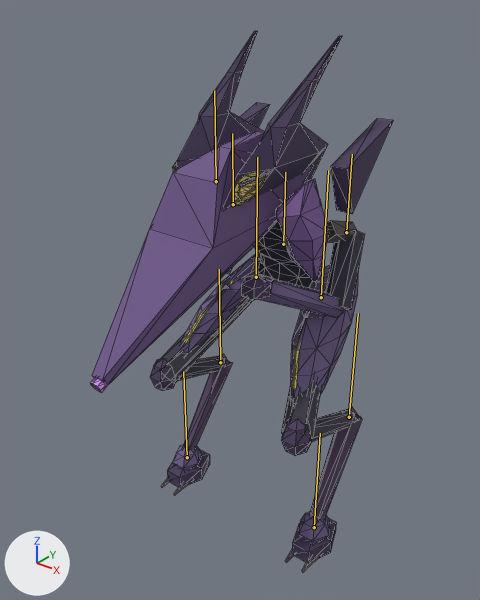
Before and after pictures for a commit that changed the glTF model art/enemies/sniper/production/animated/sniper.glb.
Before and after are seen from a 50 mm lens placed at (0.863, -1.267, 1.331), pointed at (0.004, -0.194, 0.665). The axes (+X, +Y, +Z) are drawn at lower left. The lights are the same throughout. The first picture is the older version. Both versions are drawn at frame 24 of the action 'Idle'; the numbers are the values there. The bones that change, and the others that lie on the model, are drawn over the model as lines. Mesh edges are drawn as thin lines.

In view in the first picture: 'sniper | palette mesh'.
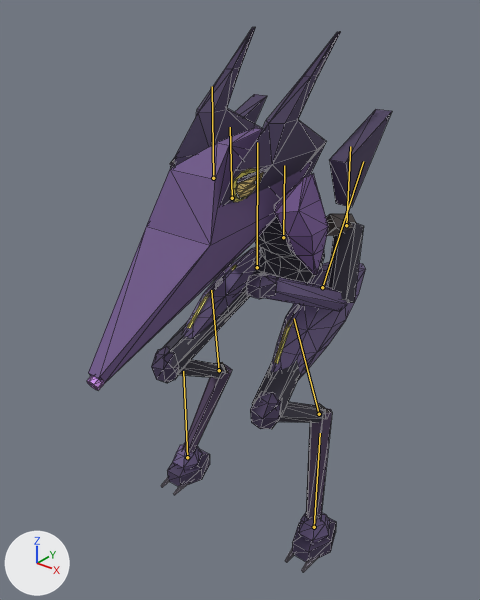
Changed parts and their boxes [x1, y1, x2, y2] in the pictures (480 x 600 px):
'sniper | palette mesh', posed
    before: [90, 31, 393, 573]
    after: [87, 27, 392, 572]
bone 'body', root to tip
    before: (283, 244) to (285, 172)
    after: (283, 237) to (284, 165)
bone 'head', root to tip
    before: (216, 181) to (214, 90)
    after: (213, 178) to (212, 86)
bone 'arm.L', root to tip
    before: (233, 204) to (232, 133)
    after: (232, 198) to (230, 127)
bone 'arm.R', root to tip
    before: (346, 232) to (352, 154)
    after: (346, 225) to (350, 146)
bone 'leg.L', root to tip
    before: (256, 277) to (257, 157)
    after: (257, 267) to (257, 142)
bone 'shin.L', root to tip
    before: (220, 362) to (219, 269)
    after: (219, 370) to (211, 290)
bone 'leg.R', root to tip
    before: (321, 297) to (328, 170)
    after: (322, 287) to (363, 161)
bone 'shin.R', root to tip
    before: (349, 417) to (358, 313)
    after: (319, 414) to (294, 318)

What changed in the scene script:
```text
Change bone_body:
    where bone_body = bpy.data.objects['sniper rig'].pose.bones['body']  # child of 'root'
    bone_body.location: (0.0, 0.008, 0.0) -> (0.0, 0.025, 0.0)
    bone_body.rotation_quaternion: (1.0, 0.0, 0.0, 0.0) -> (1.0, 0.017, 0.0, 0.0)  # degrees (0, 0, 0) -> degrees (2, 0, 0)
Change bone_head:
    where bone_head = bpy.data.objects['sniper rig'].pose.bones['head']  # child of 'body'
    bone_head.rotation_quaternion: (1.0, 0.0, 0.0, 0.0) -> (1.0, -0.017, 0.0, 0.0)  # degrees (0, 0, 0) -> degrees (-2, 0, 0)
Change bone_arm_l:
    where bone_arm_l = bpy.data.objects['sniper rig'].pose.bones['arm.L']  # child of 'body'
    bone_arm_l.rotation_quaternion: (1.0, 0.0, 0.0, 0.0) -> (1.0, 0.0, -0.03, 0.0)  # degrees (0, 0, 0) -> degrees (0, -3, 0)
Change bone_arm_r:
    where bone_arm_r = bpy.data.objects['sniper rig'].pose.bones['arm.R']  # child of 'body'
    bone_arm_r.rotation_quaternion: (1.0, 0.0, 0.0, 0.0) -> (1.0, 0.0, 0.03, 0.0)  # degrees (0, 0, 0) -> degrees (0, 3, 0)
Change bone_leg_l:
    where bone_leg_l = bpy.data.objects['sniper rig'].pose.bones['leg.L']  # child of 'root'
    bone_leg_l.location: (0.0, 0.0, 0.0) -> (0.0, 0.026, -0.004)
    bone_leg_l.rotation_quaternion: (1.0, 0.0, 0.0, 0.0) -> (0.991, -0.102, 0.043, 0.076)  # degrees (0, 0, 0) -> degrees (-11, 6, 8)
Change bone_shin_l:
    where bone_shin_l = bpy.data.objects['sniper rig'].pose.bones['shin.L']  # child of 'leg.L'
    bone_shin_l.rotation_quaternion: (1.0, 0.0, 0.0, 0.0) -> (0.961, 0.215, -0.089, -0.147)  # degrees (0, 0, 0) -> degrees (26, -6, -19)
Change bone_foot_l:
    where bone_foot_l = bpy.data.objects['sniper rig'].pose.bones['foot.L']  # child of 'shin.L'
    bone_foot_l.rotation_quaternion: (1.0, 0.0, 0.0, 0.0) -> (0.99, -0.116, 0.045, 0.073)  # degrees (0, 0, 0) -> degrees (-13, 6, 8)
Change bone_leg_r:
    where bone_leg_r = bpy.data.objects['sniper rig'].pose.bones['leg.R']  # child of 'root'
    bone_leg_r.location: (0.0, 0.0, 0.0) -> (0.0, 0.026, -0.004)
    bone_leg_r.rotation_quaternion: (1.0, 0.0, 0.0, 0.0) -> (0.991, -0.102, -0.043, -0.076)  # degrees (0, 0, 0) -> degrees (-11, -6, -8)
Change bone_shin_r:
    where bone_shin_r = bpy.data.objects['sniper rig'].pose.bones['shin.R']  # child of 'leg.R'
    bone_shin_r.rotation_quaternion: (1.0, 0.0, 0.0, 0.0) -> (0.961, 0.215, 0.089, 0.147)  # degrees (0, 0, 0) -> degrees (26, 6, 19)
Change bone_foot_r:
    where bone_foot_r = bpy.data.objects['sniper rig'].pose.bones['foot.R']  # child of 'shin.R'
    bone_foot_r.rotation_quaternion: (1.0, 0.0, 0.0, 0.0) -> (0.99, -0.116, -0.045, -0.073)  # degrees (0, 0, 0) -> degrees (-13, -6, -8)
```
